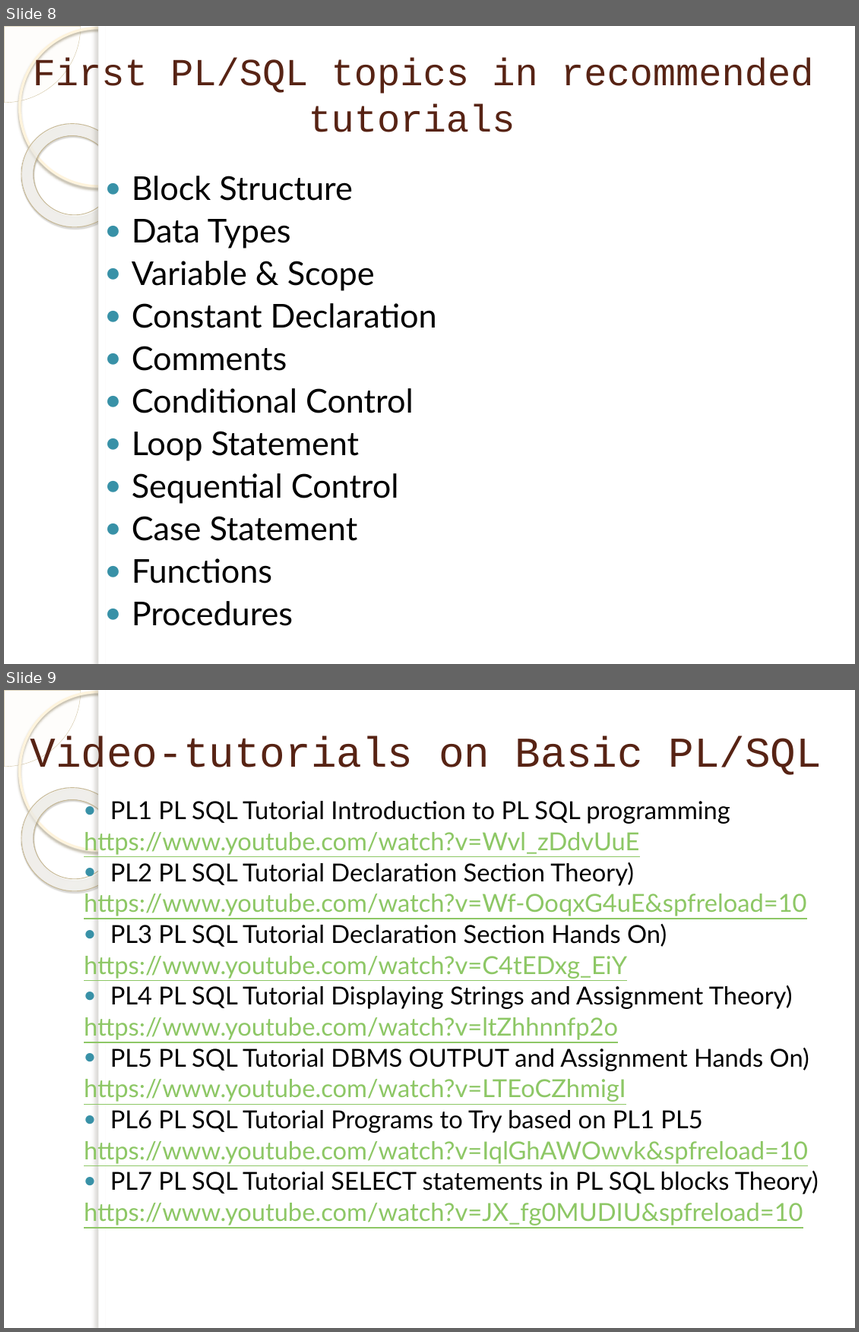
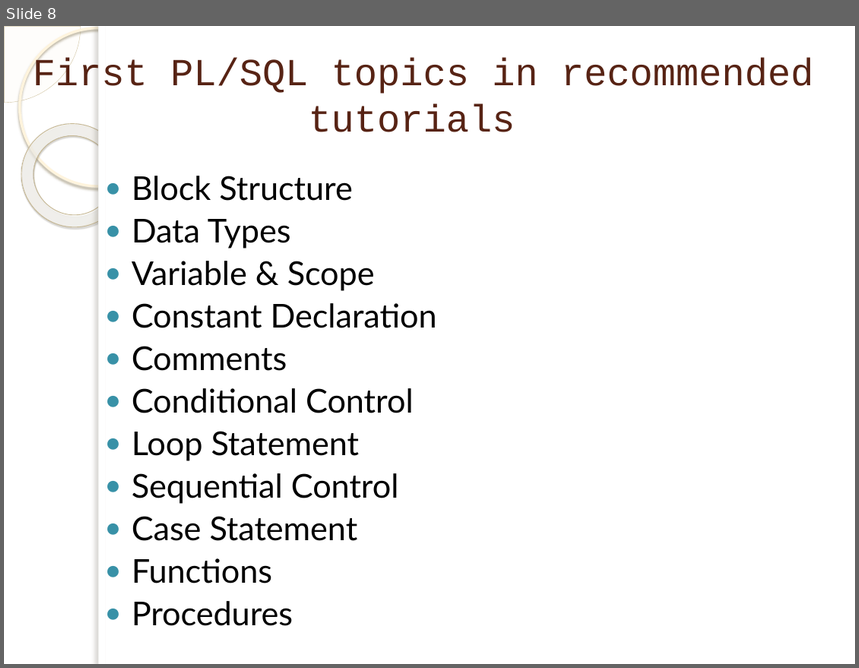
Before and after one commit to marinfotache/Database-Logic-in-Business-Applications, a slide deck: 02_Basics of PL SQL/02-01_en_Introduction to PL SQL.pptx. Shown one above the other, each under a label of ours: slides 8 and 9 before the commit, slide 8 after it. The pictures are 859x1332 and 859x668 pixels, drawn with LibreOffice and Linux fonts; fonts in the diff are those of the drawing; background and template pictures are left out. Boxes give left, top, right and bottom in pixels: in the first picture for what was removed or moved away, otherwise in the second. Text is boxed around its words. In the diff, an @@ line names an element or a change of style, - is before the commit and + after.

```diff
--- a/02_Basics of PL SQL/02-01_en_Introduction to PL SQL.pptx
+++ b/02_Basics of PL SQL/02-01_en_Introduction to PL SQL.pptx
@@ slide 9 removed at bbox=[4, 690, 855, 1328], background picture (left out); not listed: 5 template elements that a slide beside it also shows @@
@@ title removed at bbox=[30, 736, 822, 775] @@
-Video-tutorials on Basic PL/SQL
@@ text removed at bbox=[84, 801, 819, 1226] @@
-● PL1 PL SQL Tutorial Introduction to PL SQL programming
-https://www.youtube.com/watch?v=Wvl_zDdvUuE
-● PL2 PL SQL Tutorial Declaration Section Theory)
-https://www.youtube.com/watch?v=Wf-OoqxG4uE&spfreload=10
-● PL3 PL SQL Tutorial Declaration Section Hands On)
-https://www.youtube.com/watch?v=C4tEDxg_EiY
-● PL4 PL SQL Tutorial Displaying Strings and Assignment Theory)
-https://www.youtube.com/watch?v=ltZhhnnfp2o
-● PL5 PL SQL Tutorial DBMS OUTPUT and Assignment Hands On)
-https://www.youtube.com/watch?v=LTEoCZhmigI
-● PL6 PL SQL Tutorial Programs to Try based on PL1 PL5
-https://www.youtube.com/watch?v=IqlGhAWOwvk&spfreload=10
-● PL7 PL SQL Tutorial SELECT statements in PL SQL blocks Theory)
-https://www.youtube.com/watch?v=JX_fg0MUDIU&spfreload=10
```
Also in this commit, not shown: 1 slide changed, 1 other slide removed.
